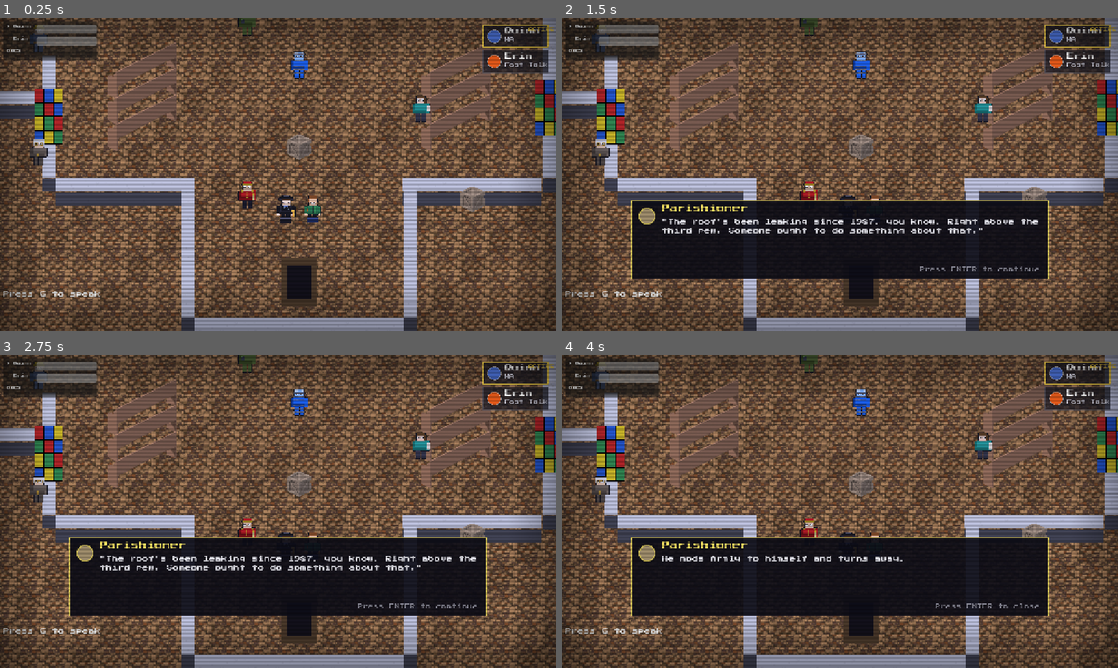
Above: before the commit, frames 1-4 (two rows, left to right).
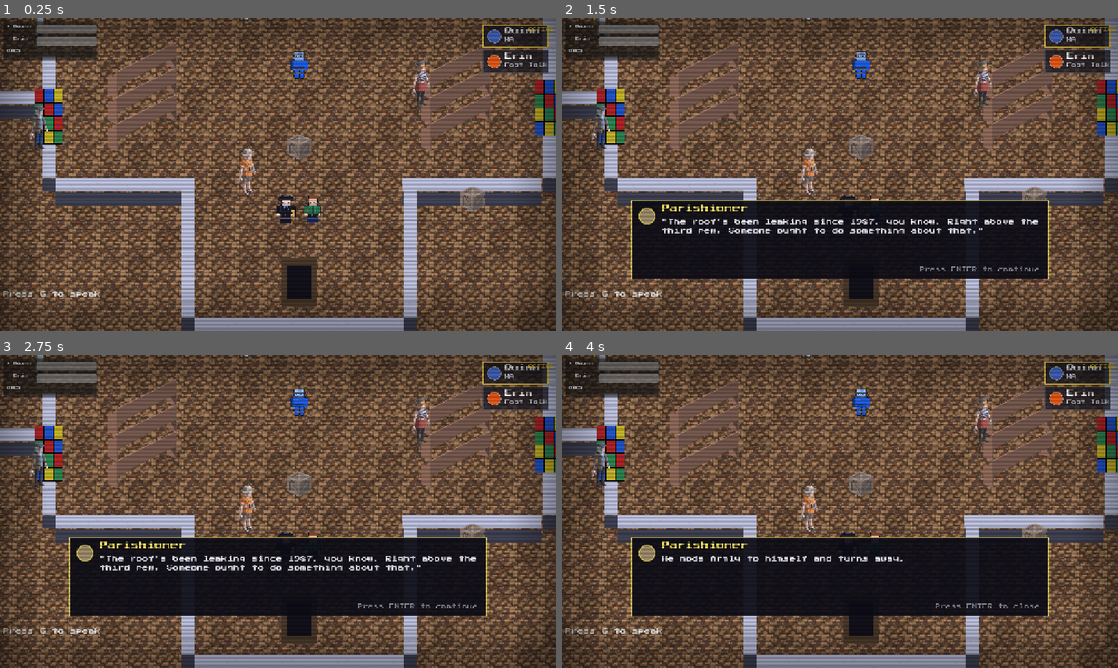
Above: after the commit, the same moments.

Repository: dougreichard/rpg_game
Game: Godot game, scene res://scenes/levels/OldParishChurch.tscn
Two runs of this game, one before a commit and one after it. Both use one fixed random seed, a clock stepped at 60 frames per second and the inputs below. This scene is started directly instead of the project's main scene.
Inputs (mouse positions are in pixels of both pictures, inside the frame that each line leads up to):
- Up to frame 1 (0.25 s): no input
- Up to frame 2 (1.5 s): tap G (special) at 0.5, 1.25 s; move the mouse to (962, 158) at 0.52 s; hold D (move_right) 0.53-1.25 s; hold F (attack) 0.53-1.25 s; click (962, 158) at 0.67 s; tap Enter (ui_accept) at 0.77 s; drag from (728, 190) to (845, 208) at 1.27 s
- Up to frame 3 (2.75 s): tap G (special) at 2 s; move the mouse to (333, 442) at 2.02 s; hold D (move_right) from 2.03 s (still down); tap V (dash) at 2.1 s
- Up to frame 4 (4 s): release D (move_right) at 2.75 s; tap G (special) at 2.75, 3.5 s; drag from (812, 574) to (673, 464) at 2.77 s; move the mouse to (1006, 558) at 3.52 s; hold A (move_left) from 3.53 s (still down); tap Tab (swap) at 3.6 s; tap Enter (ui_accept) at 3.77 s

The runs differ from the first frame. In frame 1, 1.3% of the frame differs, in the area x 5-78%, y 0-61%; in frame 2, 1.3%; in frame 3, 1.3%; in frame 4, 1.3%.

Commit message:
Church congregation -> Synty ordinary-churchgoer billboards
The 6 congregation members (elder/deacon/choir/caretaker/widow/confused) now
have their own Synty billboards keyed by congregation id (CityCharacters
Grandpa/ShopKeeper/HipsterGirl/Grandma/Tourist + Office Cleaner), instead of
borrowing the level-NPCs' sheets. PIL fallback retained. Every named NPC and
the church crowd are now Synty -- only the combat duo + enemies remain pixel.

Co-Authored-By: Claude Opus 4.8 <noreply@anthropic.com>

Diff:
--- a/scripts/levels/old_parish_church.gd
+++ b/scripts/levels/old_parish_church.gd
@@ -523,15 +523,18 @@
 		var sprite := AnimatedSprite2D.new()
 		var sprite_name: String = NPC_SPRITE_NAME[npc_id]
 		var color: Color = NPC_COLOR[npc_id]
-		if sprite_name != "":
-			var loaded: SpriteFrames = SpriteLoader.try_load_npc(sprite_name)
-			if loaded != null:
-				sprite.sprite_frames = loaded
-				sprite.scale = Vector2(SpriteLoader.NPC_SPRITE_SCALE, SpriteLoader.NPC_SPRITE_SCALE)
+		# Each congregation member has its own ordinary-churchgoer Synty billboard
+		# (keyed by congregation id), falling back to the borrowed PIL sheet.
+		if not PlaceholderArt.apply_npc_billboard(sprite, npc_id):
+			if sprite_name != "":
+				var loaded: SpriteFrames = SpriteLoader.try_load_npc(sprite_name)
+				if loaded != null:
+					sprite.sprite_frames = loaded
+					sprite.scale = Vector2(SpriteLoader.NPC_SPRITE_SCALE, SpriteLoader.NPC_SPRITE_SCALE)
+				else:
+					sprite.sprite_frames = PlaceholderArt.make_player_frames(color, "")
 			else:
 				sprite.sprite_frames = PlaceholderArt.make_player_frames(color, "")
-		else:
-			sprite.sprite_frames = PlaceholderArt.make_player_frames(color, "")
 		sprite.play("idle")
 		sprite.position = NPC_POSITIONS[npc_id]
 		add_child(sprite)
Binary file added: assets/art/synty/characters/caretaker.png
Not shown, added: assets/art/synty/characters/caretaker.png.import
Binary file added: assets/art/synty/characters/choir.png
Not shown, added: assets/art/synty/characters/choir.png.import
Binary file added: assets/art/synty/characters/confused.png
Not shown, added: assets/art/synty/characters/confused.png.import
Binary file added: assets/art/synty/characters/deacon.png
Not shown, added: assets/art/synty/characters/deacon.png.import
Binary file added: assets/art/synty/characters/elder.png
Not shown, added: assets/art/synty/characters/elder.png.import
Binary file added: assets/art/synty/characters/widow.png
Not shown, added: assets/art/synty/characters/widow.png.import
(and 1 more such lines)
